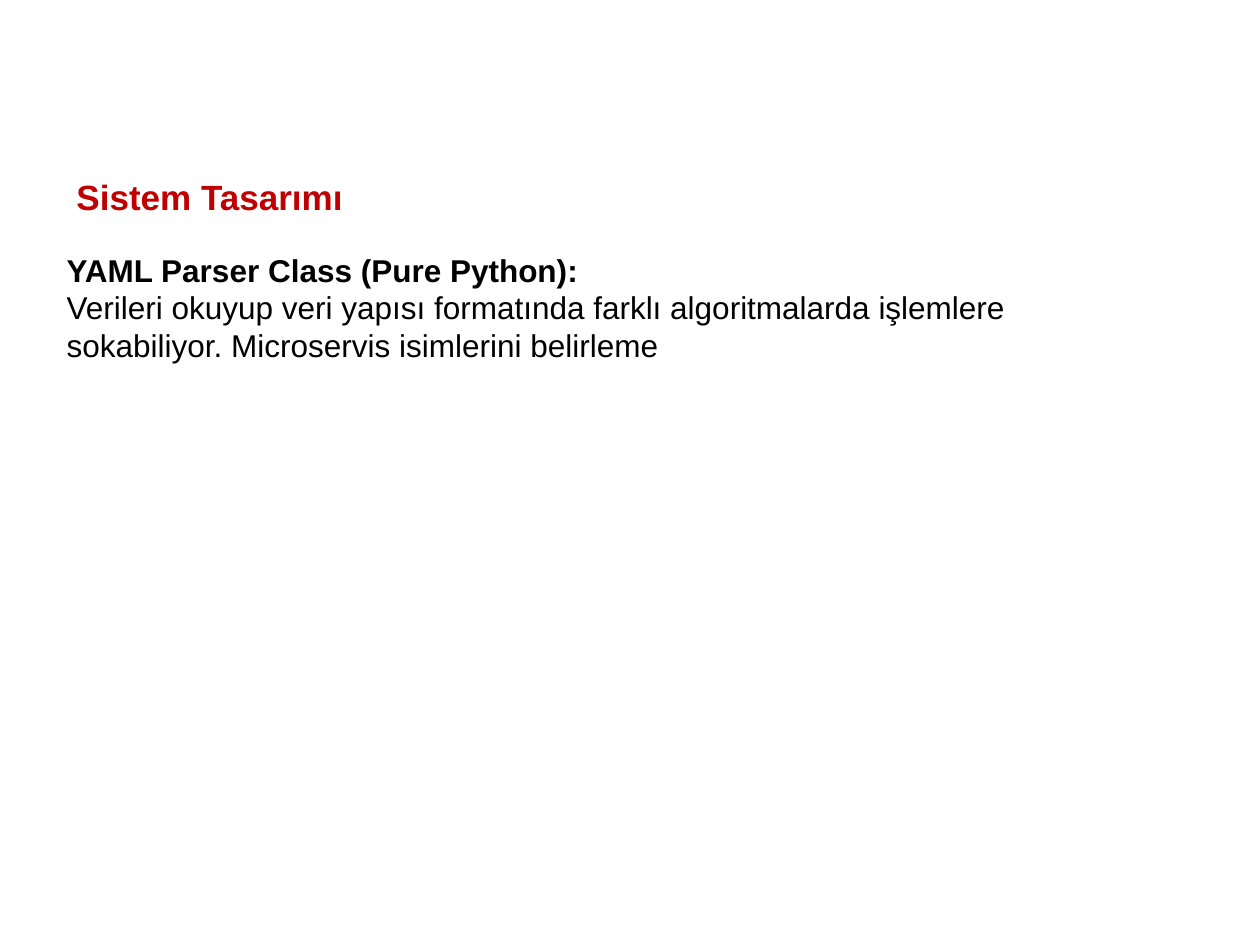
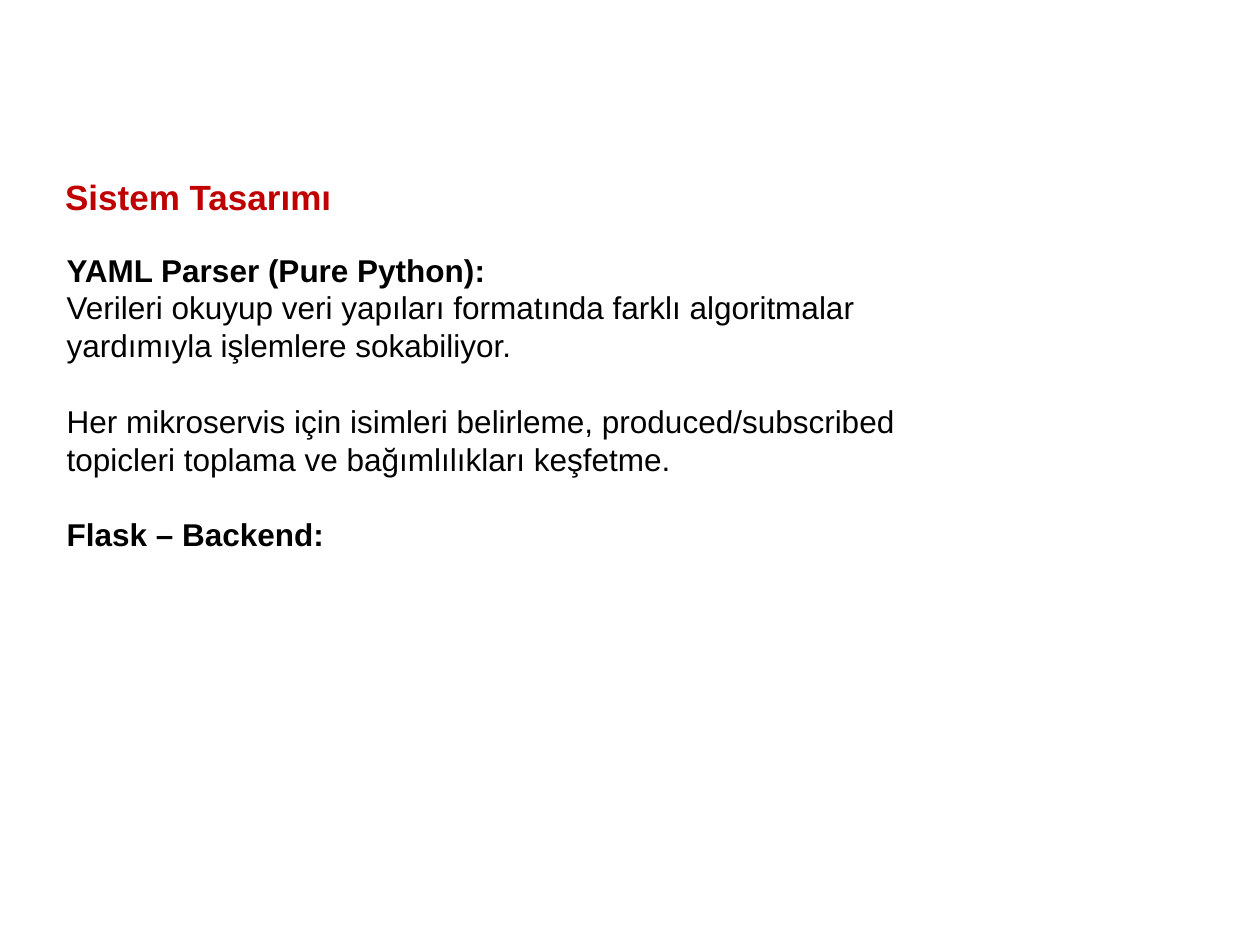
Before and after one commit to bdutucu/yaml-parser-real, a slide deck: slide 12 of sunum/bugra sunum.pptx (slide 10 before the commit). Drawn at 1260x945 pixels with LibreOffice and Linux fonts; fonts in the diff are those of the drawing; background and template pictures are left out. Boxes give left, top, right and bottom in pixels: in the first picture for what was removed or moved away, otherwise in the second. Text is boxed around its words. In the diff, an @@ line names an element or a change of style, - is before the commit and + after.

```diff
--- a/sunum/bugra sunum.pptx
+++ b/sunum/bugra sunum.pptx
@@ text "Sistem Tasarımı": place and size @@
-text "Sistem Tasarımı" at (76,184,191,211)
+text "Sistem Tasarımı" at (65,184,180,211)
@@ text at (67,259,894,547): text changed @@
-YAML Parser Class (Pure Python):
-Verileri okuyup veri yapısı formatında farklı algoritmalarda işlemlere sokabiliyor. Microservis isimlerini belirleme
+YAML Parser (Pure Python):
+Verileri okuyup veri yapıları formatında farklı algoritmalar yardımıyla işlemlere sokabiliyor.
+Her mikroservis için isimleri belirleme, produced/subscribed topicleri toplama ve bağımlılıkları keşfetme.
+Flask – Backend:
```
Also in this commit, not shown: 2 other slides changed, 3 slides added, 17 other files.
